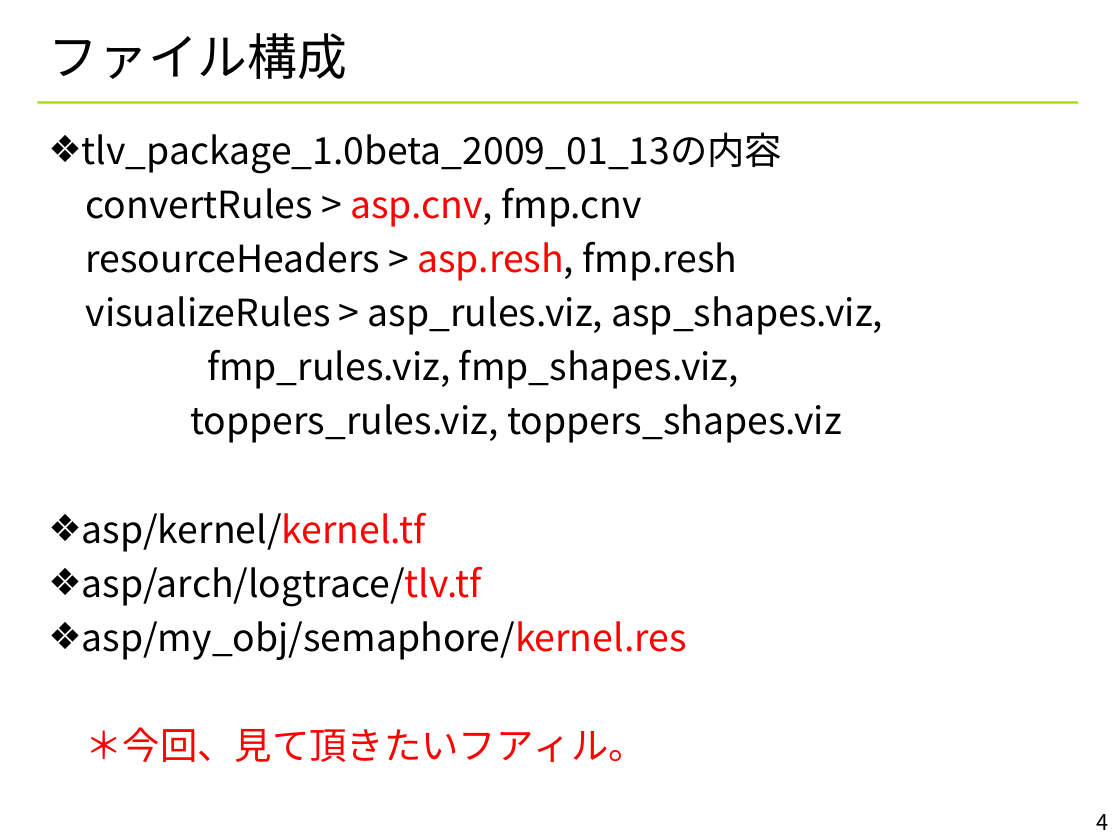
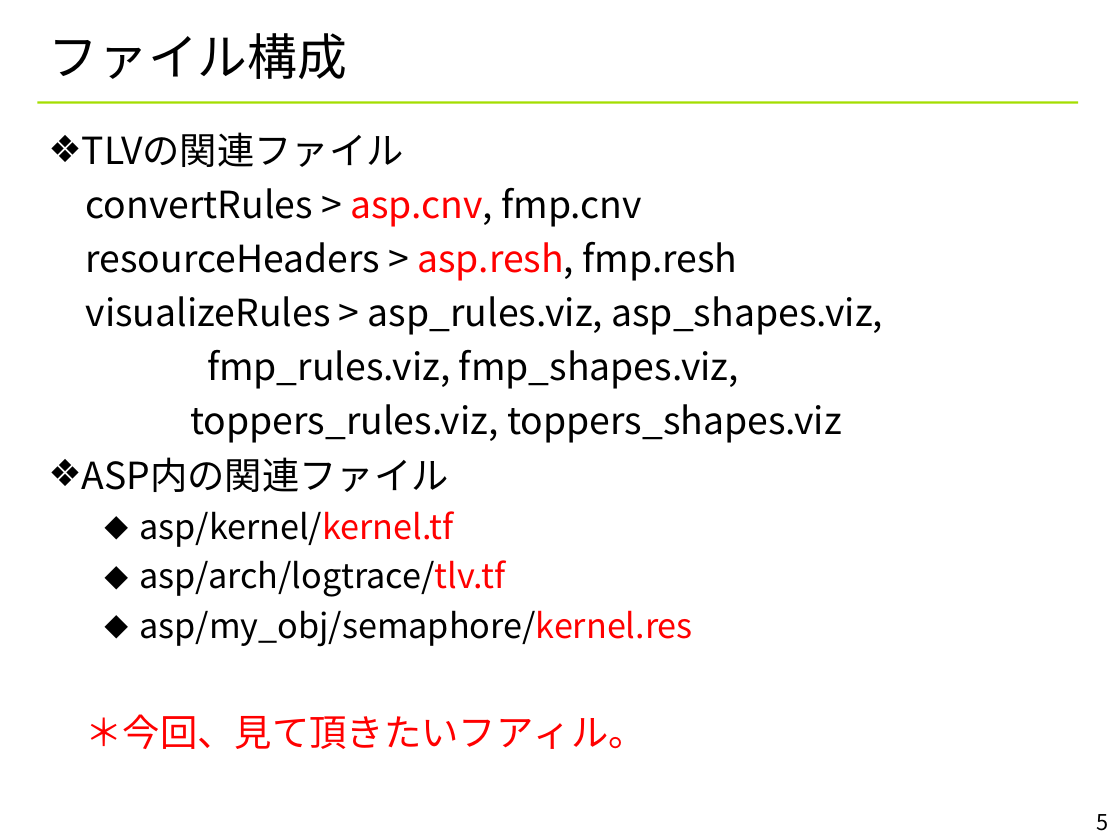
Before and after one commit to YixiaoLi/tlv4mc, a slide deck: slide 5 of doc/TLV_convert_rules.ppt (slide 4 before the commit). Drawn at 1120x840 pixels with LibreOffice and Linux fonts; fonts in the diff are those of the drawing; background and template pictures are left out. Boxes give left, top, right and bottom in pixels: in the first picture for what was removed or moved away, otherwise in the second. Text is boxed around its words. In the diff, an @@ line names an element or a change of style, - is before the commit and + after.

```diff
--- a/doc/TLV_convert_rules.ppt
+++ b/doc/TLV_convert_rules.ppt
@@ text at box(82, 132, 404, 167): text changed @@
-❖ tlv_package_1.0beta_2009_01_13の内容
+❖ TLVの関連ファイル
@@ text at box(82, 457, 449, 492): paragraph added @@
+❖ ASP内の関連ファイル
@@ text at box(139, 511, 693, 647): size 24 to 22 pt in "asp/kernel/kernel.tf", "asp/arch/logtrace/tlv.tf", "asp/my_obj/semaphore/kernel.res"; bullet ❖ to ⬥; list level 1 to 2 in "asp/kernel/kernel.tf"; list level 1 to 2 in "asp/arch/logtrace/tlv.tf"; list level 1 to 2 in "asp/my_obj/semaphore/kernel.res" @@
@@ page number at box(1096, 814, 1108, 831): text changed @@
-4
+5
```
Also in this commit, not shown: 2 other slides changed, 1 slide added, 2 other files.
